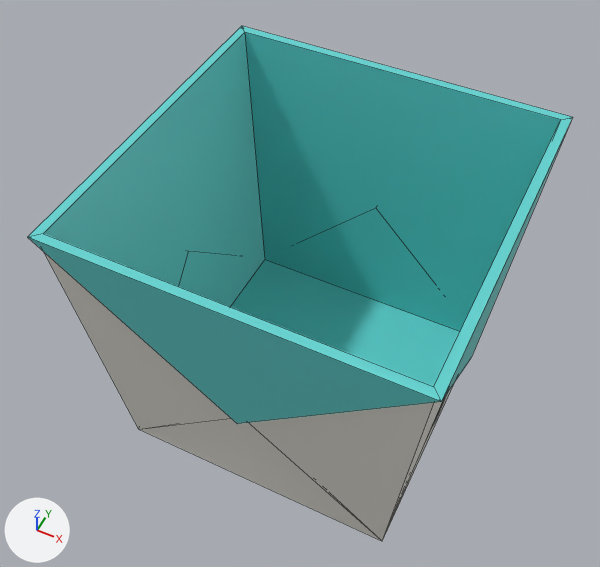
The FBX model Assets/Custom/Models/Bucket.fbx, before and after one commit.
Camera for both pictures: a 50 mm camera at (0.0366, -0.0792, 0.1237) aimed at (-0.0028, -0.0004, 0.0253). Every picture has the same lights, and +X, +Y and +Z are marked at lower left. Mesh edges are drawn as thin lines. Where no turn or scale is listed for an object, it has been applied to the vertices.

Objects in the first picture: 'Emmer'.
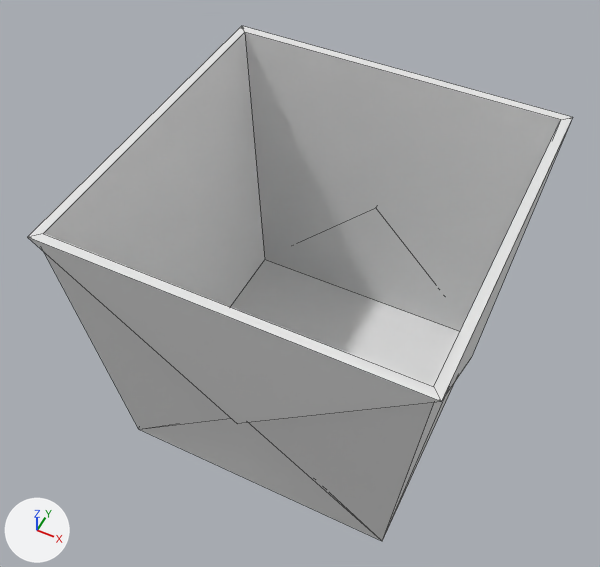
Commit message: Bucket time 2.0

Where the change shows, as pixel boxes [x1, y1, x2, y2] in the pictures (600 x 567 px):
part 1 of me_mesh, cut back: [384, 384, 454, 537] in both
part 2 of me_mesh, recoloured (cyan to grey): [28, 26, 572, 522] in both

The edits, one by one:
me_mesh is used by ob_emmer; location (0.0, 0.0, 0.0).
Verts and faces of me_mesh; kept vertices keep their numbers, new ones are numbered from 32.
Before the commit, vertices of me_mesh: 0 (-0.0227, -0.0227, 0.0) at pixel (138, 429), 2 (0.0227, -0.0227, 0.0) at pixel (382, 541), 4 (0.0227, 0.0227, 0.0), 6 (-0.0227, 0.0227, 0.0), 17 (0.0247, 0.0, 0.0224).
Before the commit, vertices of me_mesh: 19 (-0.0247, 0.0, 0.0224), 30 (0.0241, 0.0, 0.0224), 31 (-0.0241, 0.0, 0.0224) at pixel (188, 251).
me_mesh had 32 vertices, 42 faces and spanned x -0.0278..0.0278, y -0.0278..0.0278, z 0.0..0.049.
me_mesh now has 30 vertices, 38 faces and spans x -0.0278..0.0278, y -0.0278..0.0278, z 0.0..0.049.
Part 1, on me_mesh:
Vertices deleted: 30, 31 (with the faces that use them).
New faces: (2, 4, 17), (0, 19, 6).
me_mesh part 2: 36 faces spanning x -0.0278..0.0278, y -0.0278..0.0278, z 0.0..0.049 switch from mat_mat to no material.
